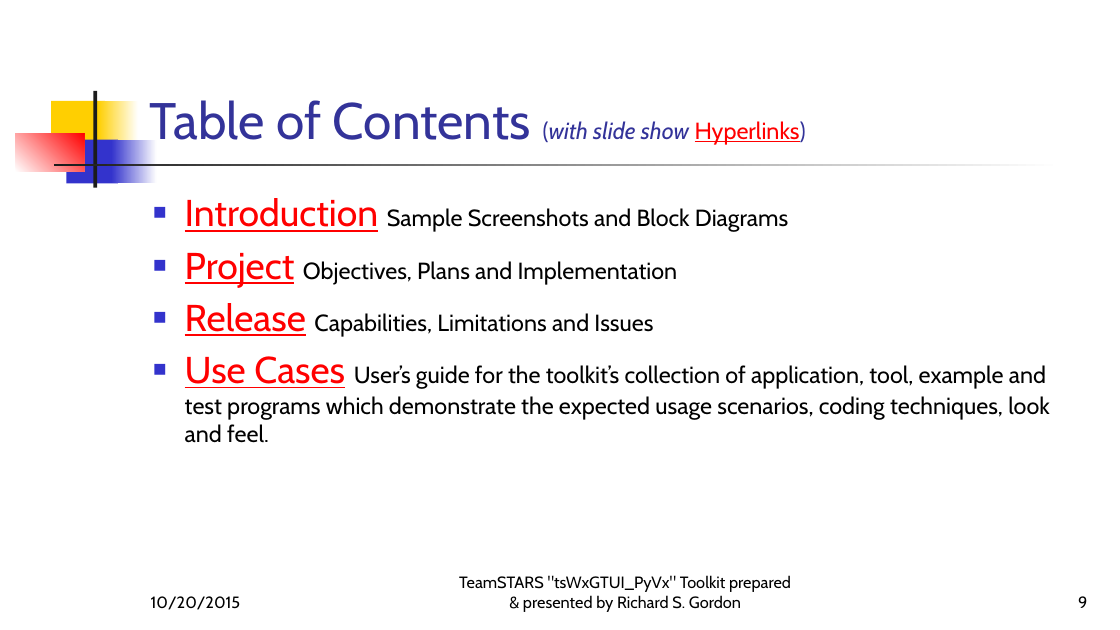
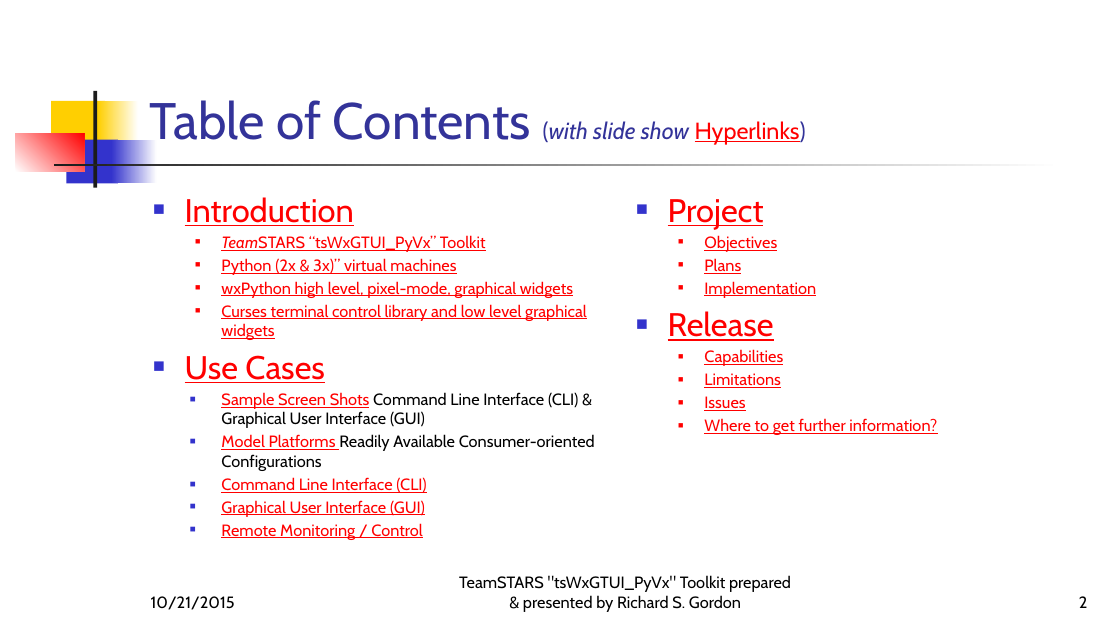
Before and after one commit to rigordo959/tsWxGTUI_PyVx_Repository, a slide deck: slide 2 of Notebooks/EngineeringNotebook/MS-PowerPoint-Files/tsWxGTUI_PyVx.pptx (slide 9 before the commit). Drawn at 1120x630 pixels with LibreOffice and Linux fonts; fonts in the diff are those of the drawing. Boxes give left, top, right and bottom in pixels: in the first picture for what was removed or moved away, otherwise in the second. Text is boxed around its words. In the diff, an @@ line names an element or a change of style, - is before the commit and + after.

```diff
--- a/Notebooks/EngineeringNotebook/MS-PowerPoint-Files/tsWxGTUI_PyVx.pptx
+++ b/Notebooks/EngineeringNotebook/MS-PowerPoint-Files/tsWxGTUI_PyVx.pptx
@@ text at (185, 197, 595, 540): text changed; size 20 to 14 pt; text colour #000000 to #FF0000 @@
-■ Introduction Sample Screenshots and Block Diagrams
-■ Project Objectives, Plans and Implementation
-■ Release Capabilities, Limitations and Issues
-■ Use Cases User’s guide for the toolkit’s collection of application, tool, example and test programs which demonstrate the expected usage scenarios, coding techniques, look and feel.
+■ Introduction
+  ■ TeamSTARS “tsWxGTUI_PyVx” Toolkit
+  ■ Python (2x & 3x)” virtual machines
+  ■ wxPython high level, pixel-mode, graphical widgets
+  ■ Curses terminal control library and low level graphical widgets
+■ Use Cases
+    ■ Sample Screen Shots Command Line Interface (CLI) & Graphical User Interface (GUI)
+    ■ Model Platforms Readily Available Consumer-oriented Configurations
+    ■ Command Line Interface (CLI)
+    ■ Graphical User Interface (GUI)
+    ■ Remote Monitoring / Control
@@ text added at (668, 235, 937, 435), 14 pt, text #FF0000, underline @@
+■ Project
+  ■ Objectives
+  ■ Plans
+  ■ Implementation
+■ Release
+  ■ Capabilities
+  ■ Limitations
+  ■ Issues
+  ■ Where to get further information?
@@ text at (151, 596, 235, 610): text changed @@
-10/20/2015
+10/21/2015
@@ page number at (1079, 596, 1088, 608): text changed @@
-9
+2
```
Also in this commit, not shown: 57 other slides changed, 1 slide added, 4 slides removed.
